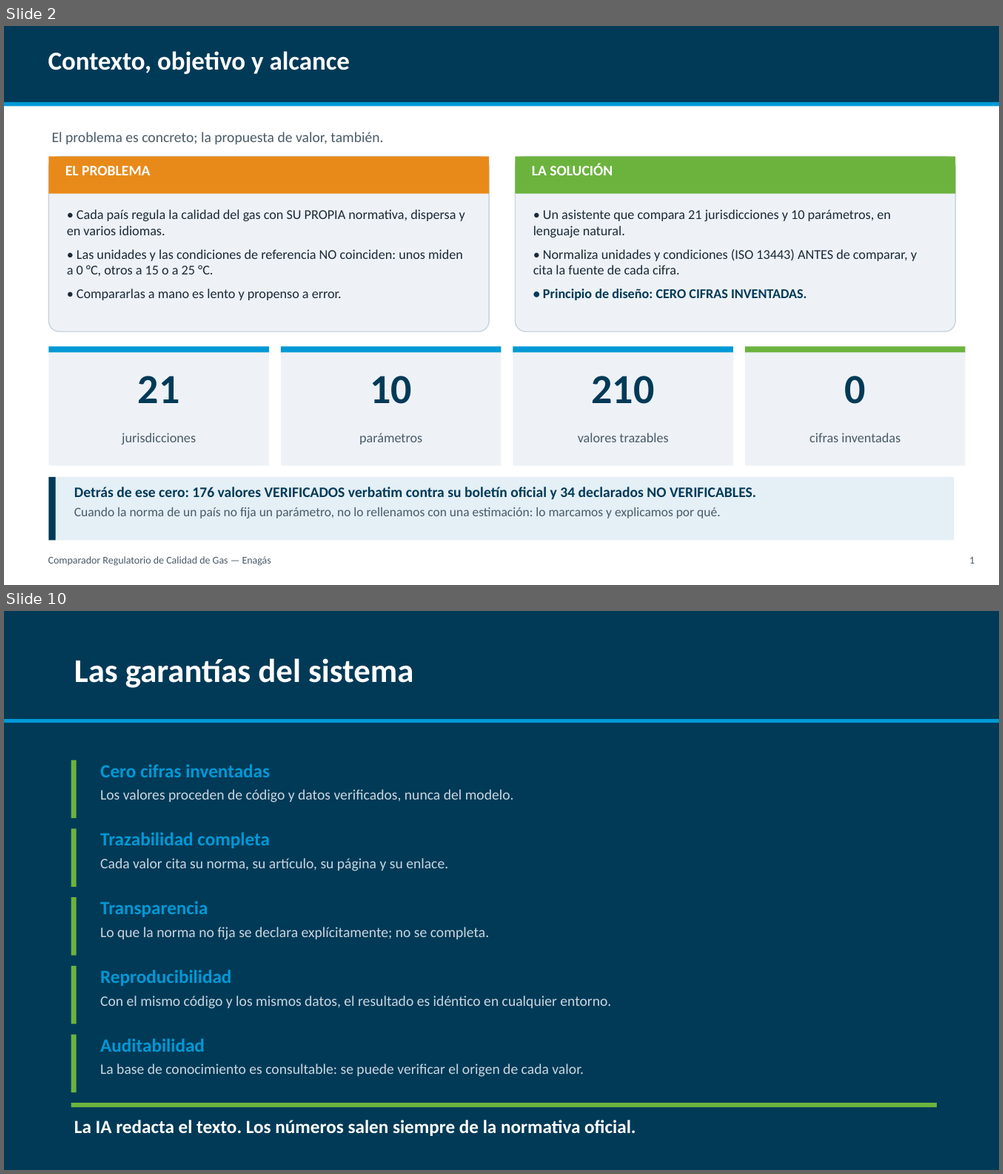
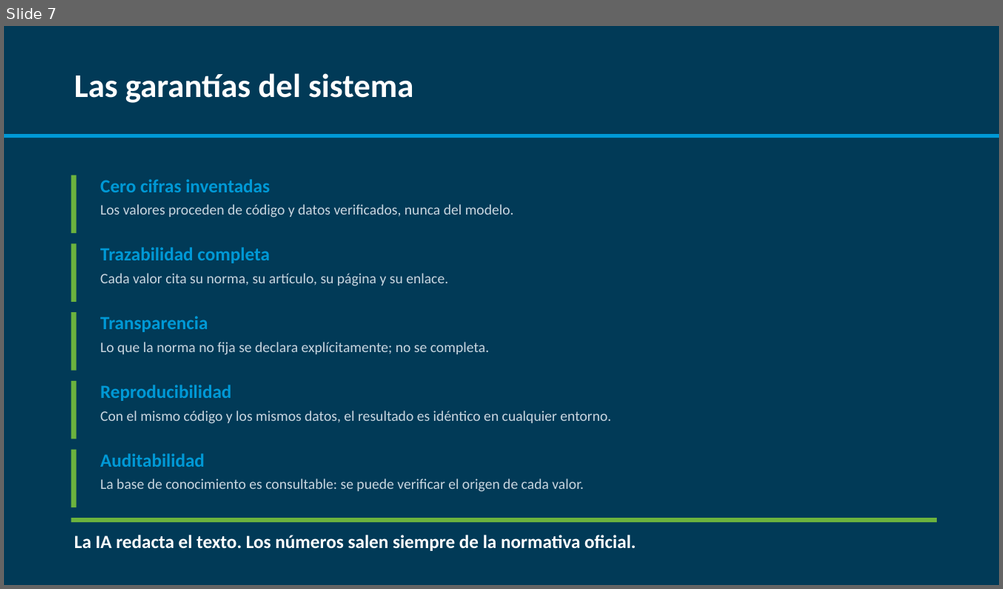
Before and after one commit to CarlosOlivaZurdo/ENAG-S_G1, a slide deck: docs/Presentacion_Comparador_Gas.pptx. Shown one above the other, each under a label of ours: slides 2 and 10 before the commit, slide 7 after it; the slides between them are not shown. The pictures are 1003x1174 and 1003x589 pixels, drawn with LibreOffice and Linux fonts; fonts in the diff are those of the drawing. Boxes give left, top, right and bottom in pixels: in the first picture for what was removed or moved away, otherwise in the second. Text is boxed around its words. In the diff, an @@ line names an element or a change of style, - is before the commit and + after.

```diff
--- a/docs/Presentacion_Comparador_Gas.pptx
+++ b/docs/Presentacion_Comparador_Gas.pptx
@@ slide 2 removed at <box>4,26,999,585</box>, background #FFFFFF @@
@@ rectangle removed at <box>4,26,999,102</box> @@
@@ text removed at <box>48,51,350,74</box> @@
-Contexto, objetivo y alcance
@@ rectangle removed at <box>4,102,999,107</box> @@
@@ text removed at <box>52,132,383,144</box> @@
-El problema es concreto; la propuesta de valor, también.
@@ rounded rectangle removed at <box>48,156,489,332</box> @@
@@ rectangle removed at <box>48,156,489,194</box> @@
@@ rounded rectangle removed at <box>515,156,956,332</box> @@
@@ rectangle removed at <box>515,156,956,194</box> @@
@@ text removed at <box>65,166,150,175</box> @@
-EL PROBLEMA
@@ text removed at <box>532,164,612,175</box> @@
-LA SOLUCIÓN
@@ text removed at <box>67,210,465,301</box> @@
-• Cada país regula la calidad del gas con SU PROPIA normativa, dispersa y en varios idiomas.
-• Las unidades y las condiciones de referencia NO coinciden: unos miden a 0 °C, otros a 15 o a 25 °C.
-• Compararlas a mano es lento y propenso a error.
@@ text removed at <box>533,210,916,301</box> @@
-• Un asistente que compara 21 jurisdicciones y 10 parámetros, en lenguaje natural.
-• Normaliza unidades y condiciones (ISO 13443) ANTES de comparar, y cita la fuente de cada cifra.
-• Principio de diseño: CERO CIFRAS INVENTADAS.
@@ rectangle removed at <box>48,347,269,466</box> @@
@@ rectangle removed at <box>48,347,269,353</box> @@
@@ rectangle removed at <box>281,347,501,466</box> @@
@@ rectangle removed at <box>281,347,501,353</box> @@
@@ rectangle removed at <box>513,347,733,466</box> @@
@@ rectangle removed at <box>513,347,733,353</box> @@
@@ rectangle removed at <box>745,347,965,466</box> @@
@@ rectangle removed at <box>745,347,965,353</box> @@
@@ text removed at <box>138,376,180,403</box> @@
-21
@@ text removed at <box>370,376,412,404</box> @@
-10
@@ text removed at <box>592,376,654,404</box> @@
-210
@@ text removed at <box>844,376,865,404</box> @@
-0
@@ text removed at <box>122,433,196,445</box> @@
-jurisdicciones
@@ text removed at <box>359,433,422,445</box> @@
-parámetros
@@ text removed at <box>578,433,668,443</box> @@
-valores trazables
@@ text removed at <box>809,433,900,443</box> @@
-cifras inventadas
@@ rectangle removed at <box>48,477,954,541</box> @@
@@ rectangle removed at <box>48,477,56,541</box> @@
@@ text removed at <box>74,487,756,519</box> @@
-Detrás de ese cero: 176 valores VERIFICADOS verbatim contra su boletín oficial y 34 declarados NO VERIFICABLES.
-Cuando la norma de un país no fija un parámetro, no lo rellenamos con una estimación: lo marcamos y explicamos por qué.
@@ text removed at <box>48,557,271,566</box> @@
-Comparador Regulatorio de Calidad de Gas — Enagás
@@ text removed at <box>969,557,974,564</box> @@
-1
@@ what was slide 10 is now slide 7 @@
```
Also in this commit, not shown: 5 slides changed, 1 slide added, 3 other slides removed, 1 other file.
